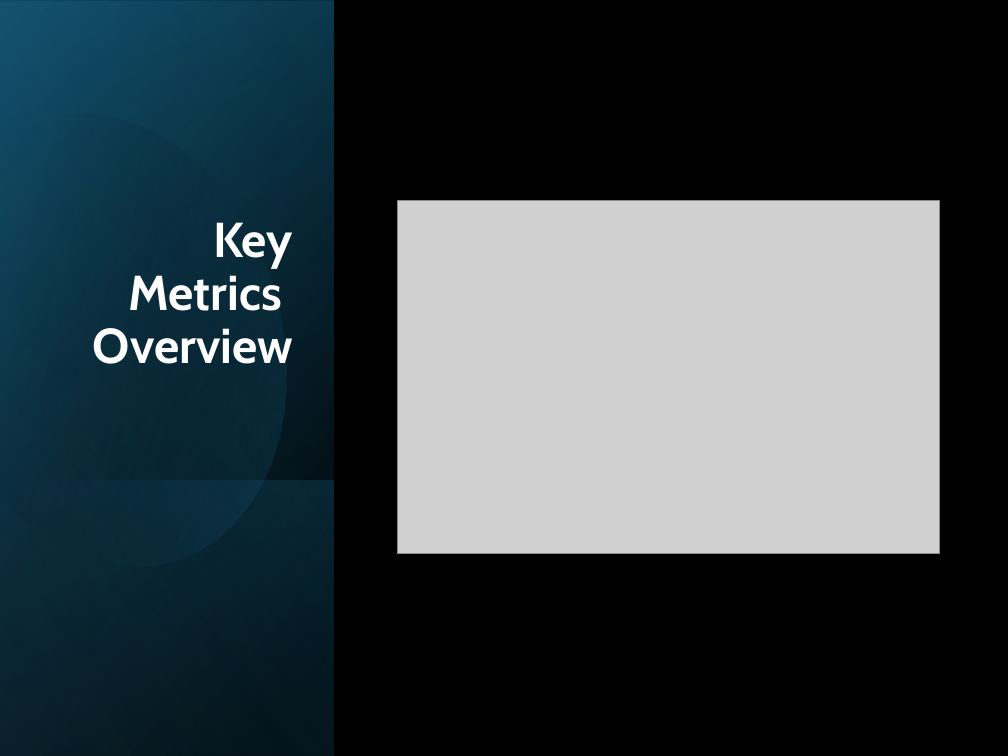
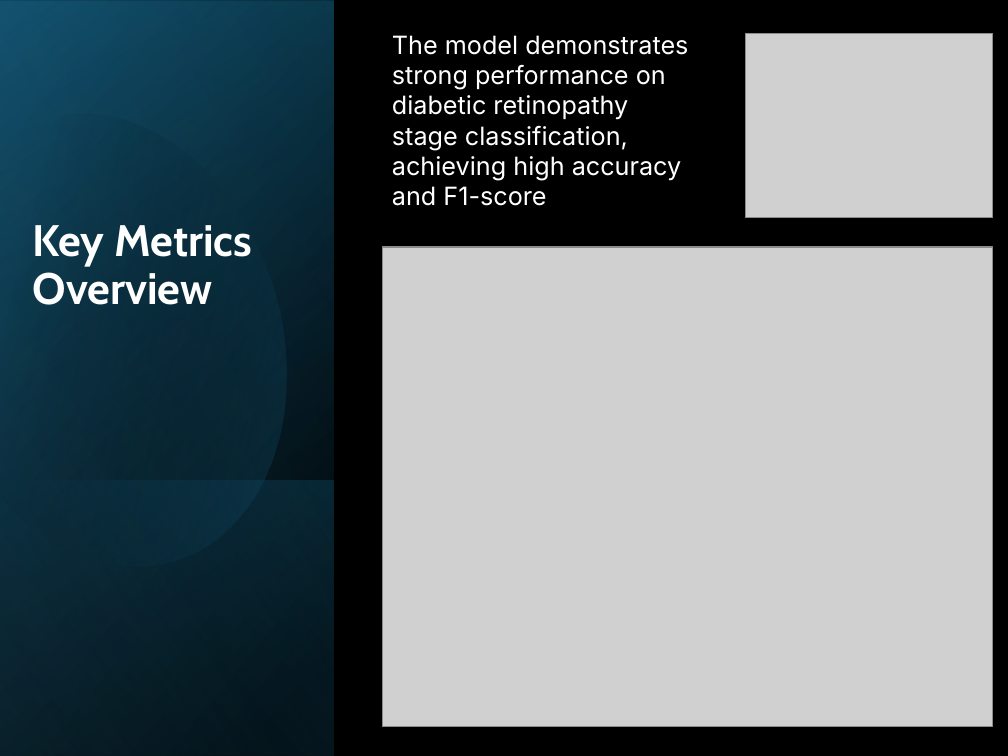
Before and after one commit to lmanov1/DL_DiabeticRetinopathyStagePrediction, a slide deck: slide 16 of presentation/DLStagePredictPresentation.pptx. Drawn at 1008x756 pixels with LibreOffice and Linux fonts; fonts in the diff are those of the drawing; grey boxes stand for pictures. Boxes give left, top, right and bottom in pixels: in the first picture for what was removed or moved away, otherwise in the second. Text is boxed around its words. In the diff, an @@ line names an element or a change of style, - is before the commit and + after.

```diff
--- a/presentation/DLStagePredictPresentation.pptx
+++ b/presentation/DLStagePredictPresentation.pptx
@@ text added at [392, 35, 688, 206], 18 pt, text #FFFFFF @@
+The model demonstrates strong performance on diabetic retinopathy stage classification, achieving high accuracy and F1-score
@@ picture added at [745, 33, 993, 218] @@
@@ title "Key Metrics Overview": place and size @@
-title "Key Metrics Overview" at [93, 222, 293, 364]
+title "Key Metrics Overview" at [33, 225, 252, 305]
@@ title "Key Metrics Overview" at [33, 225, 252, 305]: size 35 to 31.5 pt; alignment right to left @@
@@ picture: place and size @@
-picture at [398, 201, 940, 553]
+picture at [382, 247, 993, 727]
```
Also in this commit, not shown: 13 other slides changed, 7 slides added, 9 slides removed.
